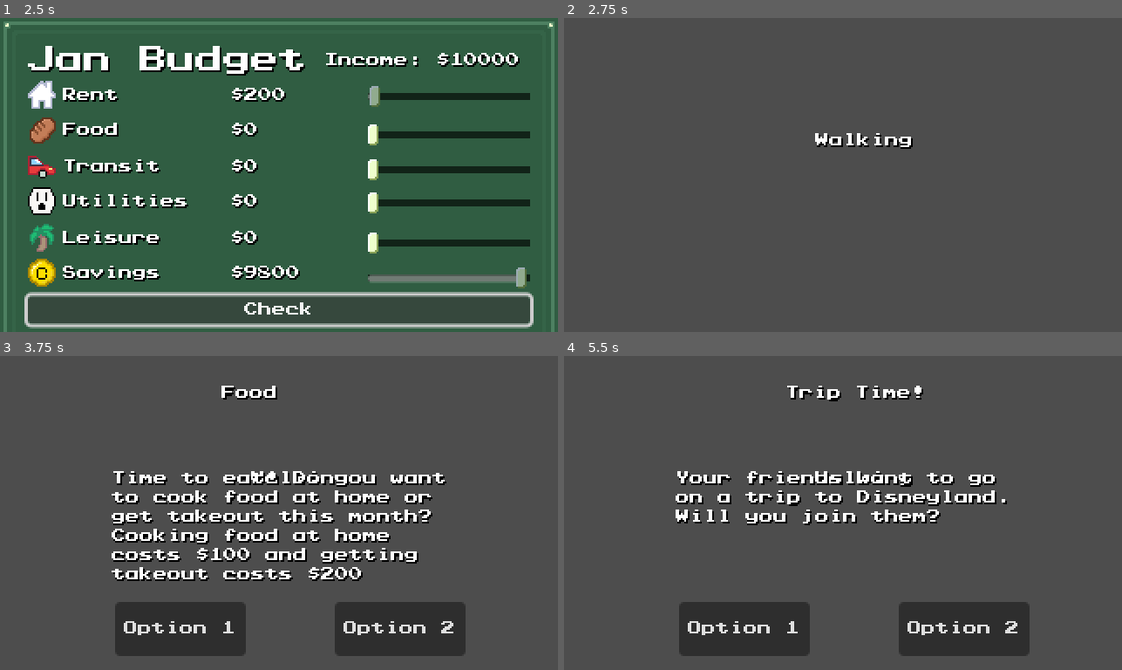
Above: before the commit, frames 1-4 (two rows, left to right).
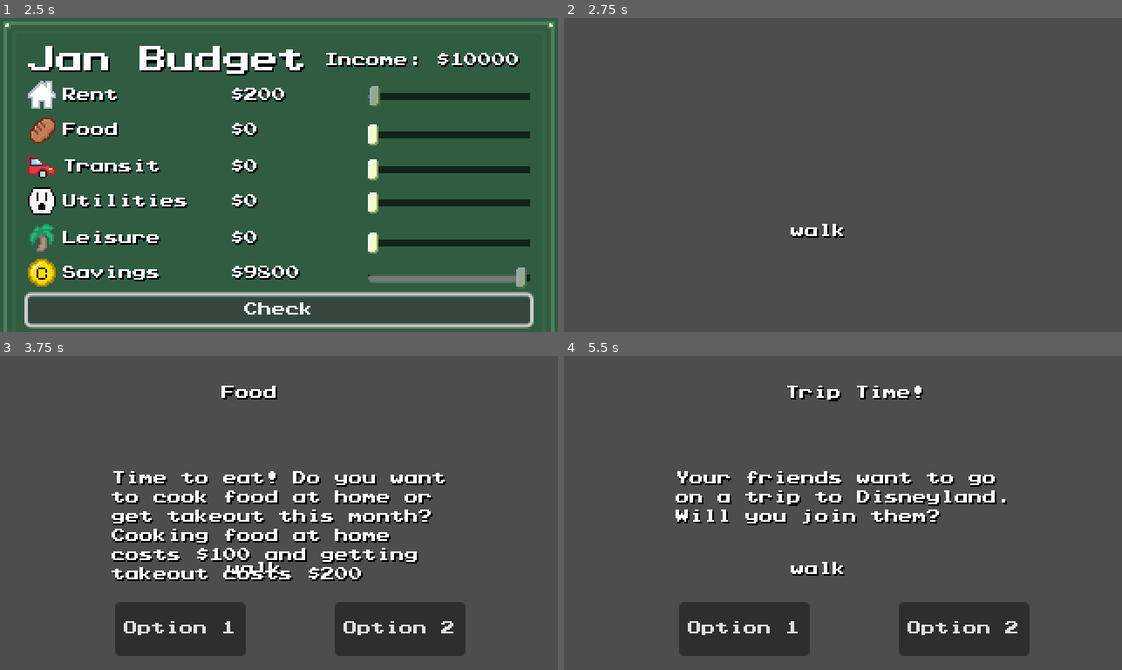
Above: after the commit, the same moments.

Repository: axu-1/Technica-2023-Godot-Project
Game: Godot game, scene res://main.tscn
The game is run twice, just before and just after one commit, with the same random seed, the same clock (stepped at 60 frames per second) and the same inputs.
Inputs:
- Up to frame 1 (2.5 s): click "Start" at 0.5 s; click "Easy: Trust Fund Baby" at 1.25 s; click "Check" at 2 s
- Up to frame 2 (2.75 s): no input
- Up to frame 3 (3.75 s): tap Enter at 3.5 s
- Up to frame 4 (5.5 s): click "Option 1" at 4.25 s; tap Space at 5 s

Frame 1 is identical in both runs. In frame 2, 0.7% of the frame differs, in the area x 40-63%, y 36-70%; in frame 3, 0.4%; in frame 4, 0.4%.

Commit message:
Fixed corrupted walking file

Diff:
--- a/WalkingMenu/walking.gd
+++ b/WalkingMenu/walking.gd
@@ -61,7 +61,7 @@
 		new_event_option.event_type = event_order[e_index]
 		e_index += 1
 #		event_done = false
-		#Game.emit_signal("on_event_closed")
+		Game.emit_signal("on_event_closed")
 
 func on_event_closed():
 	timer.start()
--- a/WalkingMenu/walking.tscn
+++ b/WalkingMenu/walking.tscn
@@ -1,30 +1,26 @@
-[gd_scene load_steps=6 format=3 uid="uid://c3q41svgch3hy"]
+[gd_scene load_steps=6 format=3 uid="uid://d3aho76al3rat"]
 
 [ext_resource type="Script" path="res://WalkingMenu/walking.gd" id="1_wfwps"]
 [ext_resource type="PackedScene" uid="uid://c5tmg7pv47da6" path="res://Events/event_displayer.tscn" id="2_lygco"]
 [ext_resource type="PackedScene" uid="uid://dw2amx6egqxes" path="res://Events/event_option.tscn" id="3_ulii0"]
-[ext_resource type="PackedScene" uid="uid://dpufl0l80m4io" path="res://BudgetMenu/budget_menu.tscn" id="4_xlya6"]
-[ext_resource type="PackedScene" uid="uid://csfj2cre1jsir" path="res://Menus/game_over.tscn" id="5_bgd6e"]
+[ext_resource type="PackedScene" uid="uid://dpufl0l80m4io" path="res://BudgetMenu/budget_menu.tscn" id="4_n1bqf"]
+[ext_resource type="PackedScene" uid="uid://csfj2cre1jsir" path="res://Menus/game_over.tscn" id="5_8bt44"]
 
-[node name="WalkingMenu" type="Node2D"]
+[node name="walking" type="Node2D"]
 script = ExtResource("1_wfwps")
 event_displayer = ExtResource("2_lygco")
 event_option = ExtResource("3_ulii0")
-budget_menu = ExtResource("4_xlya6")
-game_over = ExtResource("5_bgd6e")
-
-[node name="Background" type="AnimatedSprite2D" parent="."]
-
-[node name="Character" type="AnimatedSprite2D" parent="."]
-
-[node name="Label" type="Label" parent="."]
-offset_left = 144.0
-offset_top = 66.0
-offset_right = 184.0
-offset_bottom = 74.0
-text = "Walking"
+budget_menu = ExtResource("4_n1bqf")
+game_over = ExtResource("5_8bt44")
 
 [node name="Timer" type="Timer" parent="."]
 one_shot = true
 
+[node name="Label" type="Label" parent="."]
+offset_left = 130.0
+offset_top = 118.0
+offset_right = 170.0
+offset_bottom = 126.0
+text = "walk"
+
 [connection signal="timeout" from="Timer" to="." method="_on_timer_timeout"]
